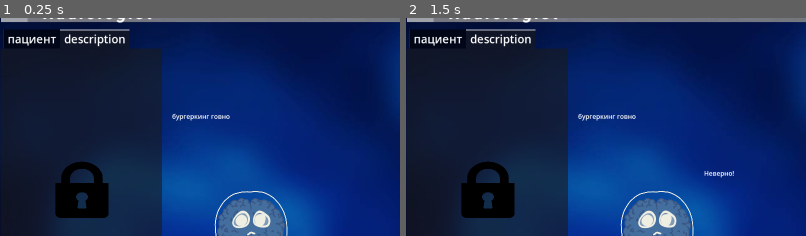
Above: before the commit, frames 1-2 (left to right).
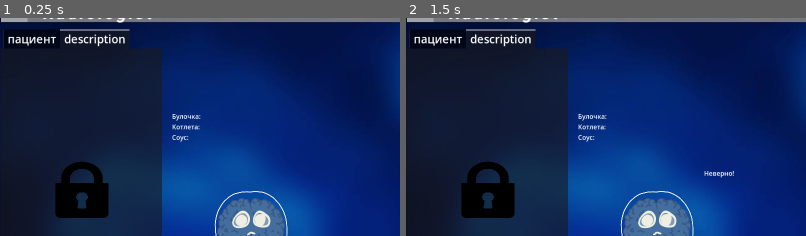
Above: after the commit, the same moments.

Repository: freilakh/RADIOLOGIST_LAST_VERSION
Game: Godot game, scene res://first_level/first_level.tscn
The game is run twice, just before and just after one commit, with the same random seed, the same clock (stepped at 60 frames per second) and the same inputs. This scene is started directly instead of the project's main scene.
Inputs:
- Up to frame 1 (0.25 s): no input
- Up to frame 2 (1.5 s): click "Очистить рисунок" at 0.5 s; click "Проверить" at 1.25 s
The pictures show only the part of the screen within x 0-50%, y 3-53%; the shares and areas given below are measured in that part.

The runs differ from the first frame. In frame 1, 0.4% of the frame differs, in the area x 43-58%, y 44-57%; in frame 2, 0.4%.

Commit message:
burger_constructor

Diff:
--- a/first_level/start_test.gd
+++ b/first_level/start_test.gd
@@ -1,9 +1,9 @@
 extends Button
 @onready var start_test: Button = $"."
 @onready var _1_test_box: VBoxContainer = $"../1 test box"
-@onready var next: Button = $"../1 test box/HBoxContainer/Next"
+@onready var next: Button = $"../Next"
 
 func _pressed():
 	start_test.visible = false
 	_1_test_box.visible = true
-	#next.visible = true
+	next.visible = true
--- a/first_level/описание.gd
+++ b/first_level/описание.gd
@@ -13,31 +13,12 @@
 @onready var _1_2: Button = $"1 test box/1_2"
 @onready var _1_3: Button = $"1 test box/1_3"
 
-var questions = [
-	'Какая булочка?',
-	'Из какого мяса котлета?',
-	'Какой будет соус?'
-]
-var answers_1 = [
-	'Кунжутная',
-	'Свинина',
-	'Кетчуп'
-]
-var answers_2 = [
-	'Бородинская',
-	'Говядина',
-	'Барбекю'
-]
-var answers_3 = [
-	'Кукурузная',
-	'Индейка',
-	'Горчица'
-]
-var current_index = 0
+
+var answ_1 = ''
+var answ_2 = ''
+var answ_3 = ''
 
 func _ready() -> void:
-	update_question()
-	update_buttons()
 	start_test.visible = false
 	back.visible = false
 	next.visible = false
@@ -46,23 +27,6 @@
 	_3_test_box.visible = false
 
 
-func update_question():
-	_1_question.text = questions[current_index]
-	_1_1.text = answers_1[current_index]
-	_1_2.text = answers_2[current_index]
-	_1_3.text = answers_3[current_index]
 
-
-func update_buttons():
-	back.disabled = current_index == 0
-	next.disabled = current_index == questions.size() - 1
-
-
-func _on_next_button_pressed():
-	if current_index < questions.size() - 1:
-		current_index += 1
-		update_question()
-		update_buttons()
-
-#func _process(delta: float) -> void:
-#	descr_list.text = 'Булочка: ' + answ_1 + '\n' + 'Котлета: ' + answ_2 + '\n' + 'Соус: ' + answ_3
+func _process(delta: float) -> void:
+	descr_list.text = 'Булочка: ' + answ_1 + '\n' + 'Котлета: ' + answ_2 + '\n' + 'Соус: ' + answ_3
